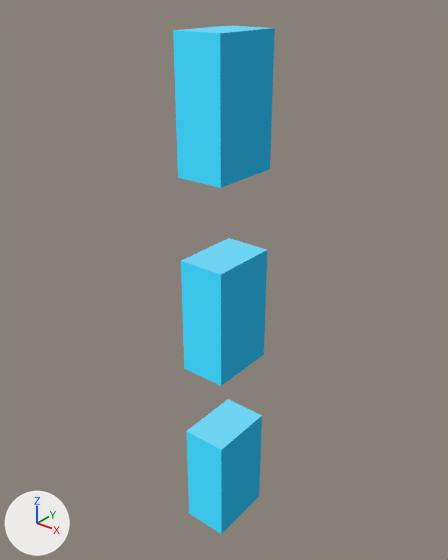
Before and after pictures for a commit that changed the glTF model Assets/TD2/Screen3D/Kit07/celadonlit/Link_DashV.gltf.
One viewpoint serves both versions: a camera (50 mm lens) standing at (0.564, -0.548, 0.977) and looking at (-0.015, 0.176, 0.529). The lights are fixed; the arrows at lower left show +X, +Y and +Z. The picture after the commit comes second.

Objects in the first picture: 'Link_DashV_baked'.
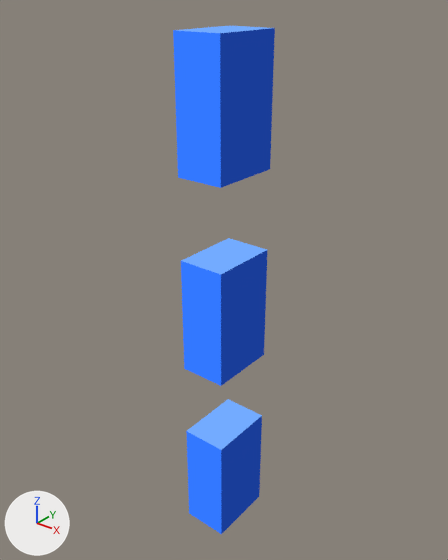
Edits to the bpy script that builds the scene:
```text
Change mat_k07_celadon_link:
    where n0 = _N.new('ShaderNodeEmission'); n0.name = 'Emission'
    n0.inputs[0].default_value: (0.0452, 0.552, 0.807, 1.0) -> (0.0331, 0.187, 1.0, 1.0)  # 'Color', cyan #3cc4e8 -> 'Color', blue #3378ff
Change mat_k07_celadon_link_shadow:
    where n0 = _N.new('ShaderNodeEmission'); n0.name = 'Emission'
    n0.inputs[0].default_value: (0.0123, 0.202, 0.342, 1.0) -> (0.01, 0.047, 0.319, 1.0)  # 'Color', cyan #1d7c9e -> 'Color', blue #193d99
Change mat_k07_celadon_link_light:
    where n0 = _N.new('ShaderNodeEmission'); n0.name = 'Emission'
    n0.inputs[0].default_value: (0.159, 0.651, 0.888, 1.0) -> (0.171, 0.406, 1.0, 1.0)  # 'Color', cyan #6fd3f2 -> 'Color', blue #73abff
```

Changed parts and their boxes [x1, y1, x2, y2] in the pictures (448 x 560 px):
'Link_DashV_baked', recoloured (cyan to blue)
    both: [173, 26, 275, 534]
